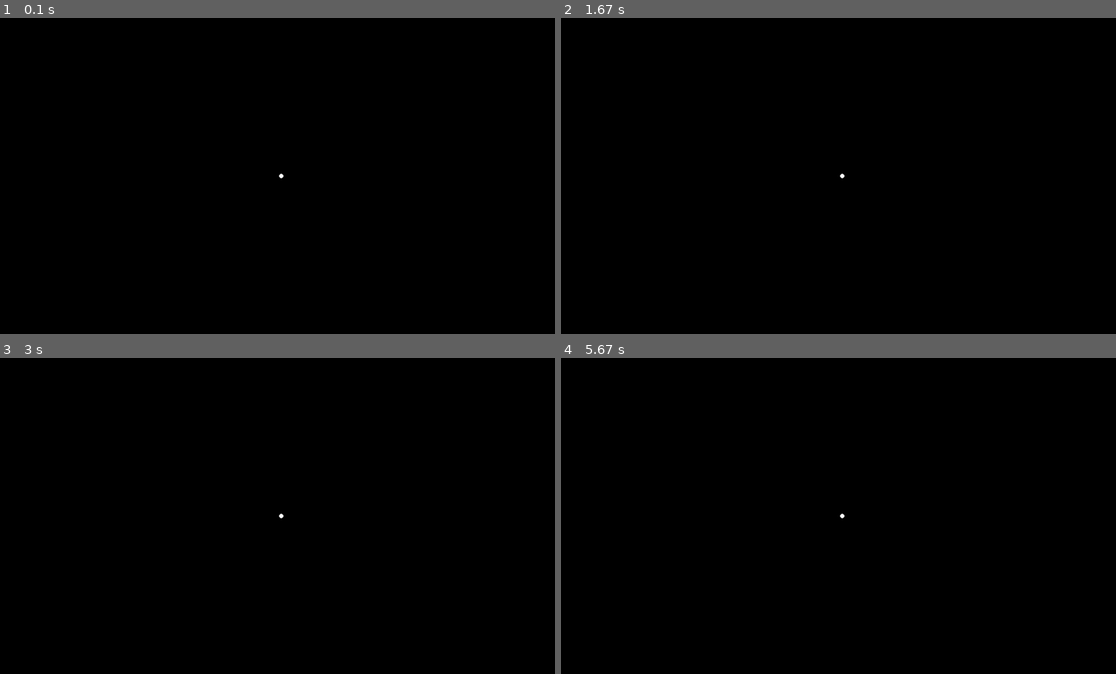
Above: before the commit, frames 1-4 (two rows, left to right).
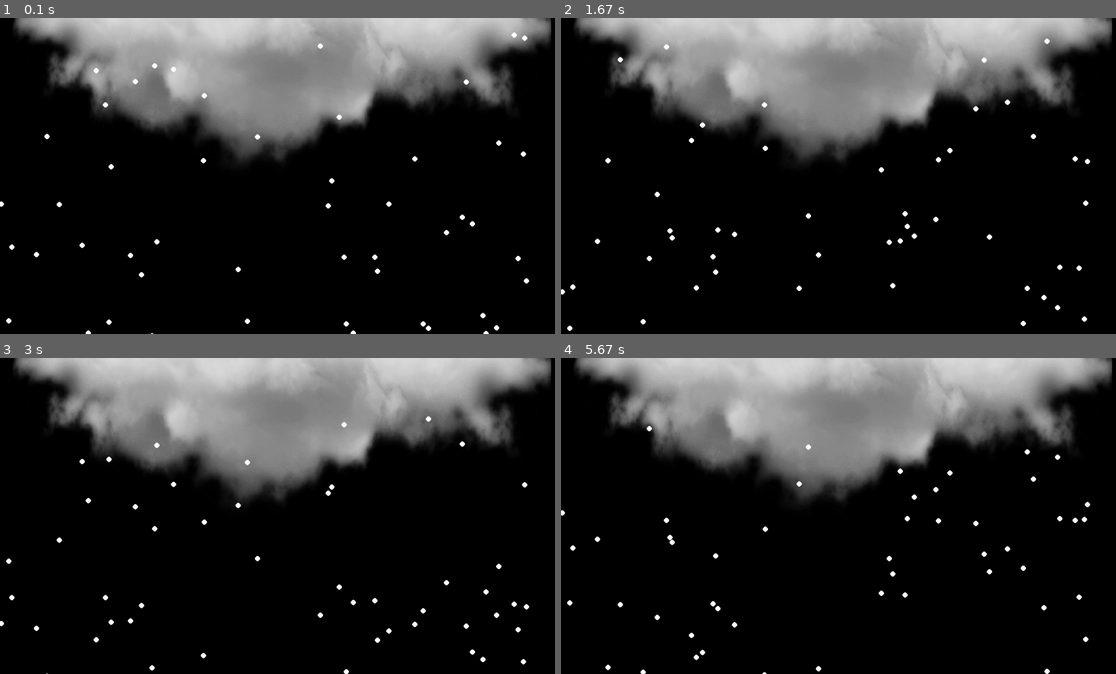
Above: after the commit, the same moments.

Repository: kaelynllee/Slss-Programming-D-block-2024
Game: pygame game, started from # pygame-exercise-snowscape.py
Two runs of this game, one before a commit and one after it. Both use one fixed random seed, a clock stepped at 60 frames per second and the inputs below.
Inputs:
- Up to frame 1 (0.1 s): no input
- Up to frame 2 (1.67 s): no input
- Up to frame 3 (3 s): no input
- Up to frame 4 (5.67 s): no input

The runs differ from the first frame. In frame 1, 28% of the frame differs, in the area x 0-100%, y 0-100%; in frame 2, 28%; in frame 3, 28%; in frame 4, 28%.

Commit message:
updated and slayee

Diff:
--- a/# pygame-exercise-snowscape.py
+++ b/# pygame-exercise-snowscape.py
@@ -12,26 +12,36 @@
 HEIGHT = 720
 TITLE = "Snowscape"
 
-NUM_SNOW = 100
+NUM_SNOW = 50
 
 
 class Snow(pg.sprite.Sprite):
     def __init__(self, width: int):
-        """
-        Params:
-            width: width of snow in px
-        """
+
         super().__init__()
 
         self.image = pg.Surface((width,width))
 
         pg.draw.circle(self.image, WHITE, (width// 2, width // 2), width // 2)
+        self.image.set_colorkey(BLACK)
 
         self.rect = self.image.get_rect()
 
         # Initial coords
-        self.rect.centerx = WIDTH // 2
-        self.rect.centery = HEIGHT // 2
+        self.rect.centerx = random.randrange(0, WIDTH + 1)
+        self.rect.centery = random.randrange(0, HEIGHT)
+
+        self.vel_y = random.randrange(3, 7)
+
+
+    def update(self):
+        # Take the y position and add the velocity to it
+        self.rect.centery += self.vel_y
+
+        # if the y position is greater than HEIGHT, set it back to 0
+        if self.rect.y > HEIGHT:
+            self.rect.y = 0
+            self.rect.y = random.randrange(0, HEIGHT)
 
 
 def main():
@@ -46,10 +56,14 @@
     done = False
     clock = pg.time.Clock()
 
+    background = pg.image.load("./images/cloud.png")
+    background = pg.transform.scale(background, (WIDTH, HEIGHT))
+
+
     # Create a snow sprites group
     snow_sprites = pg.sprite.Group()
-
-    snow_sprites.add(Snow(10))
+    for _ in range(NUM_SNOW):
+        snow_sprites.add(Snow(12))
 
     # ----- MAIN LOOP
     while not done:
@@ -63,16 +77,17 @@
 
         # ----- RENDER
         screen.fill(BLACK)
+        screen.blit(background, (0, -(background.get_height() // 2)))
 
         # Draw all the sprite groups
         snow_sprites.draw(screen)
+
 
         # ----- UPDATE DISPLAY
         pg.display.flip()
         clock.tick(60)
 
     pg.quit()
-
 
 def random_coords():
     x, y = (random.randrange(0, WIDTH), random.randrange(0, HEIGHT))
--- a/notes-3-1-pygame-boilerplate-sprites.py
+++ b/notes-3-1-pygame-boilerplate-sprites.py
@@ -1,12 +1,12 @@
-# Introduction to pygame
-# - boilderplate is useful to set up our environments
-# - the sprite class has some really cool things in it
-# Pygame Boilerplate
+# Introduction to Pygame
+#    - boilerplate is useful to set up our environments
+#    - the Sprite class has some really cool things in it
 
 import random
-import pygame as pg
+import pygame
+
 # --CONSTANTS--
-    # COLOURS
+# COLOURS
 WHITE = (255, 255, 255)
 BLACK = (0, 0, 0)
 EMERALD = (21, 219, 147)
@@ -18,110 +18,104 @@
 WIDTH = 1280  # Pixels
 HEIGHT = 720
 SCREEN_SIZE = (WIDTH, HEIGHT)
-NUM_LOGOS = 50
-# Create a class representing the dvd log
-# - child class of pygame sprites
-# - create a constructor
-# image -> visual representative
-# rect -> hitbox representative
+NUM_LOGOS = 1
 
-class Dvdlogo(pg.sprite.Sprite):
+
+class Dvdlogo(pygame.sprite.Sprite):
     """Represents DVD logo sprite"""
+
     def __init__(self):
         super().__init__()
-        self.image = pg.image.load("images/dvd-logo.png")
 
+        # image -> visual representation
+        self.image = pygame.image.load("./Images/dvd-logo.png")
+
+        # rect  -> hitbox representation
+        # get_rect() -> Rect
+        #     [x, y, width, height]
+        #     [0, 0, <width of image>, <height of image>]
         self.rect = self.image.get_rect()
-        # spawn in random location
+
+        # Spawn in a random location in the view
         self.rect.x = random.randrange(0, WIDTH - self.rect.width)
         self.rect.y = random.randrange(0, HEIGHT - self.rect.height)
-        # Veloctiy of Dvd logo
-        self.vel_x = random.choice([-6,-5,-4,-3,3,4,5,6,])
-        self.vel_y = random.choice([-6,-5,-4,-3,3,4,5,6,])
+
+        # Velocity of the Dvd Logo set randomly
+        self.vel_x = random.choice([-6, -5, -4, -3, 3, 4, 5, 6])
+        self.vel_y = random.choice([-6, -5, -4, -3, 3, 4, 5, 6])
+
     def update(self):
-        # update the location of the dvd logo
+        # Update the location of the DVD logo
         self.rect.x += self.vel_x
         self.rect.y += self.vel_y
-        # bouncer if reaches bottom
-        # if the bottom of the sprite is past the bottom of screen
-        # conver to negative (* -1)
+
+        # Bounce if reaches bottom
+        #   if the bottom of the sprite is past the bottom of screen
+        #   convert to negative (* -1)
         if self.rect.bottom > HEIGHT:
             self.vel_y *= -1
-        # top
         if self.rect.top < 0:
             self.vel_y *= -1
-        # left
         if self.rect.left < 0:
             self.vel_x *= -1
-        # right
         if self.rect.right > WIDTH:
             self.vel_x *= -1
 
-class Snowflake(pg.sprite.Sprite):
-    def __init__(self, size: int):
-        super().__init__()
-        self.image = pg.Surface(size,size)
-        pg.draw.circle(
-            self.image, WHITE,
-            (size // 2, size // 2), size // 2
-        )
-        self.rect = self.image.get_rect()
-        self.rect.centerx = WIDTH // 2
-        self.rect.centery = HEIGHT // 2
+
 def start():
     """Environment Setup and Game Loop"""
 
-    pg.init()
-
+    pygame.init()
 
     # --VARIABLES--
-    screen = pg.display.set_mode(SCREEN_SIZE)
+    screen = pygame.display.set_mode(SCREEN_SIZE)
     done = False
-    clock = pg.time.Clock()
+    clock = pygame.time.Clock()
 
-    dvdlogo = Dvdlogo()
-    # dvdlogo.rect.centerx = WIDTH // 2
-    # dvdlogo.rect.centery = HEIGHT // 2
+    pygame.display.set_caption("DVD Logo Screensaver")
 
-    all_sprites = pg.sprite.Group()
+    # Create a group of sprites
+    all_sprites = pygame.sprite.Group()
 
-    all_sprites.add(Snowflake(10))
+    # Add the DVD Logo object to the group of sprites
+    for _ in range(NUM_LOGOS):
+        all_sprites.add(Dvdlogo())
 
-    pg.display.set_caption("Snowflakes falling")
     # --MAIN LOOP--
     while not done:
         # --- Event Listener
-        for event in pg.event.get():
-            if event.type == pg.QUIT:
+        for event in pygame.event.get():
+            if event.type == pygame.QUIT:
                 done = True
-            if event.type == pg.KEYDOWN:
-                if pg.key.get_pressed()[pg.K_SPACE]:
+            # If SPACE is pressed, create a new dvdlogo
+            # and add it to all_sprites
+            if event.type == pygame.KEYDOWN:
+                if pygame.key.get_pressed()[pygame.K_SPACE]:
                     all_sprites.add(Dvdlogo())
-        # Update the location of dvdlogo
-
-        all_sprites.update()
-
-        # dvdlogo.rect.x + dvdlogo.vel_x
-        # dvdlogo.rect.x = dvdlogo.rect.x + dvdlogo.vel_x
-        # dvdlogo.rect.y + dvdlogo.vel_y
-        # print(dvdlogo.rect.x, dvdlogo.rect.y)
-
+                if pygame.key.get_pressed()[pygame.K_BACKSPACE]:
+                    if len(all_sprites) > 0:
+                        all_sprites.spritedict.popitem()
 
         # --- Update the world state
+        # Update the location of EVERY SPRITE
+        all_sprites.update()
 
         # --- Draw items
         screen.fill(BLACK)
 
+        # Draw all the sprites on the screen
         all_sprites.draw(screen)
 
         # Update the screen with anything new
-        pg.display.flip()
+        pygame.display.flip()
 
         # --- Tick the Clock
         clock.tick(60)  # 60 fps
 
+
 def main():
     start()
 
+
 if __name__ == "__main__":
     main()
Binary file added: Images/cloud.png
Not shown, changed: .DS_Store
